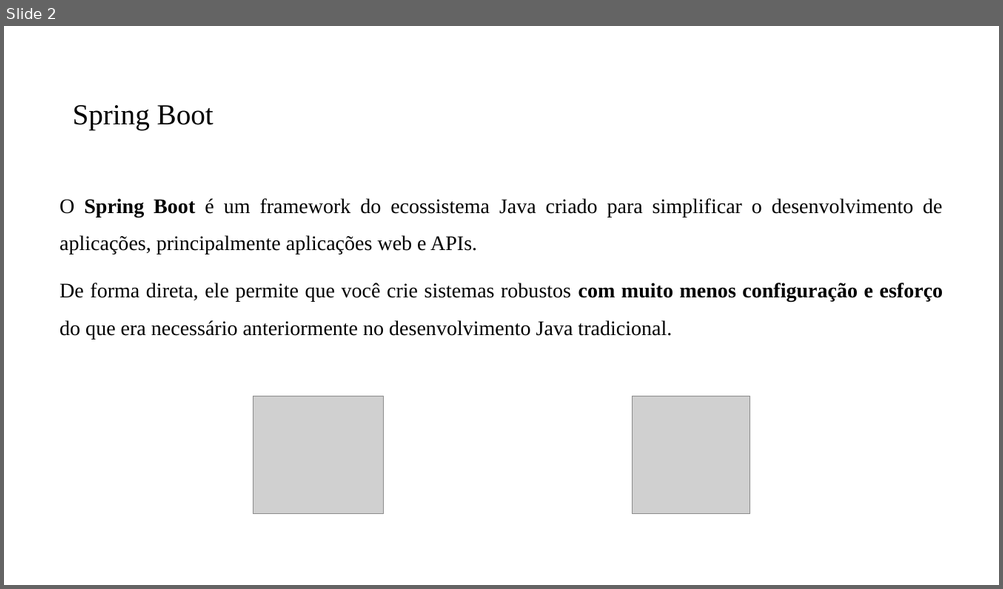
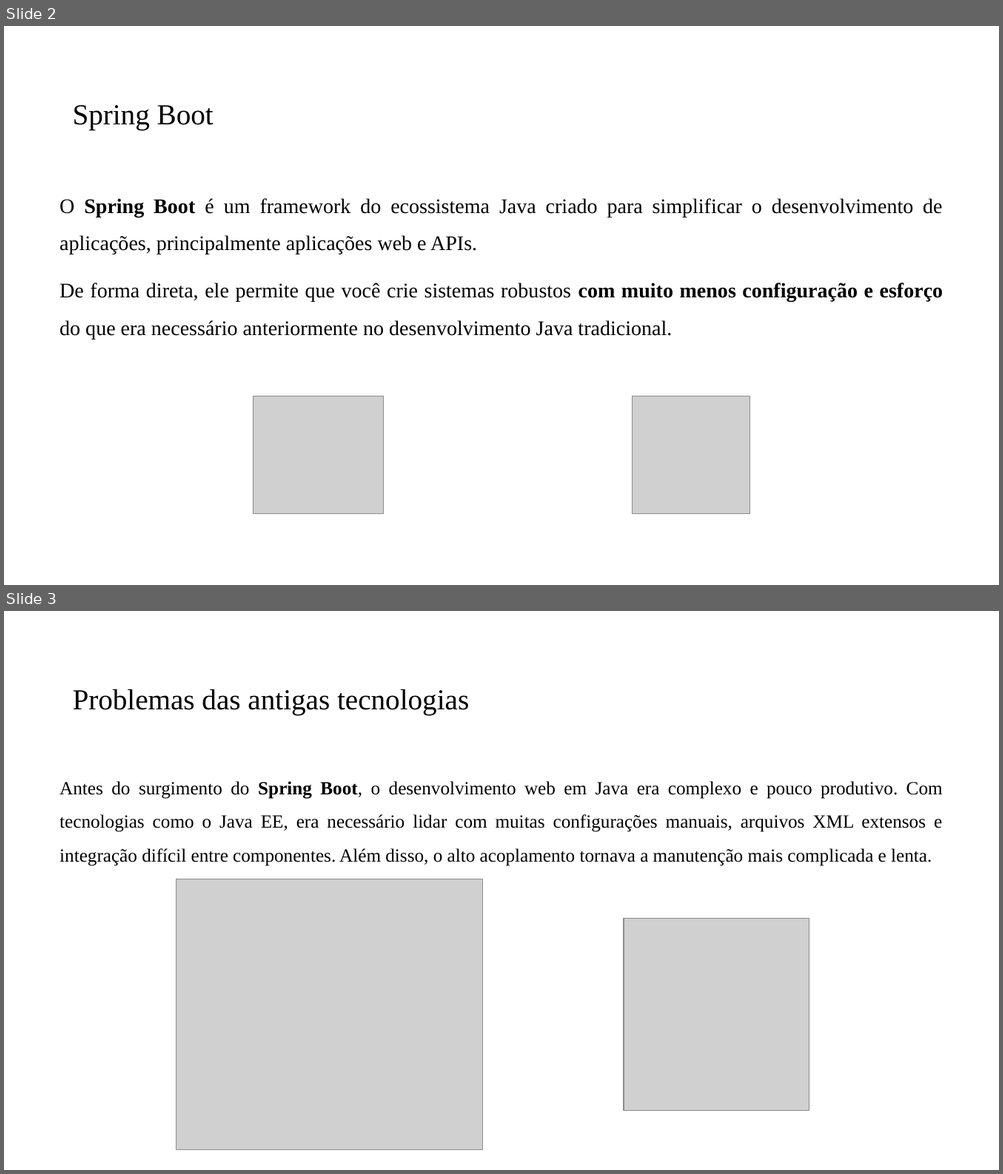
Before and after one commit to PedroMiho/UMC, a slide deck: Projeto de Software e Segurança da Informação - 2026/Projeto de Software/Aula12-Spring Boot/Aula Inaugural - 10 grupos.pptx. Shown one above the other, each under a label of ours: slide 2 before the commit, slides 2 and 3 after it. The pictures are 1003x589 and 1003x1174 pixels, drawn with LibreOffice and Linux fonts; fonts in the diff are those of the drawing; grey boxes stand for pictures; background and template pictures are left out. Boxes give left, top, right and bottom in pixels: in the first picture for what was removed or moved away, otherwise in the second. Text is boxed around its words. In the diff, an @@ line names an element or a change of style, - is before the commit and + after.

```diff
--- a/Projeto de Software e Segurança da Informação - 2026/Projeto de Software/Aula12-Spring Boot/Aula Inaugural - 10 grupos.pptx
+++ b/Projeto de Software e Segurança da Informação - 2026/Projeto de Software/Aula12-Spring Boot/Aula Inaugural - 10 grupos.pptx
@@ slide 3 added at (4,611,999,1170), background #FFFFFF @@
@@ title added at (73,689,469,715), 28 pt, text #000000 @@
+Problemas das antigas tecnologias
@@ text added at (60,781,942,866), 18 pt, text #000000 @@
+Antes do surgimento do Spring Boot, o desenvolvimento web em Java era complexo e pouco produtivo. Com tecnologias como o Java EE, era necessário lidar com muitas configurações manuais, arquivos XML extensos e integração difícil entre componentes. Além disso, o alto acoplamento tornava a manutenção mais complicada e lenta.
@@ picture added at (176,879,482,1150) @@
@@ picture added at (623,919,809,1111) @@
```
Also in this commit, not shown: 10 other slides added, 1 slide removed.
